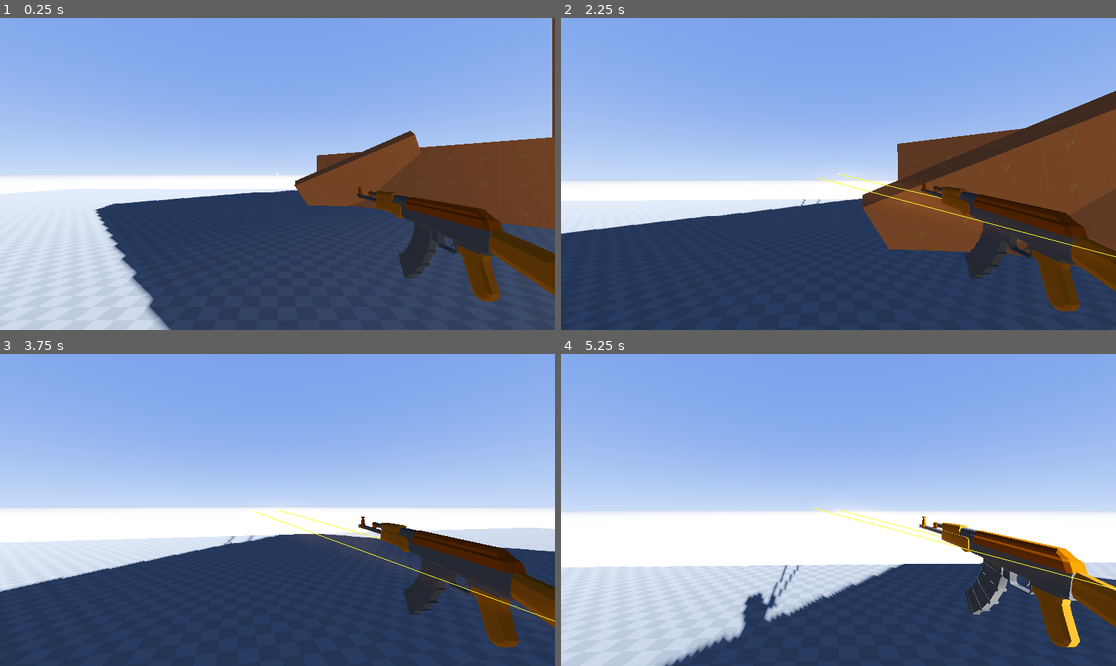
Above: before the commit, frames 1-4 (two rows, left to right).
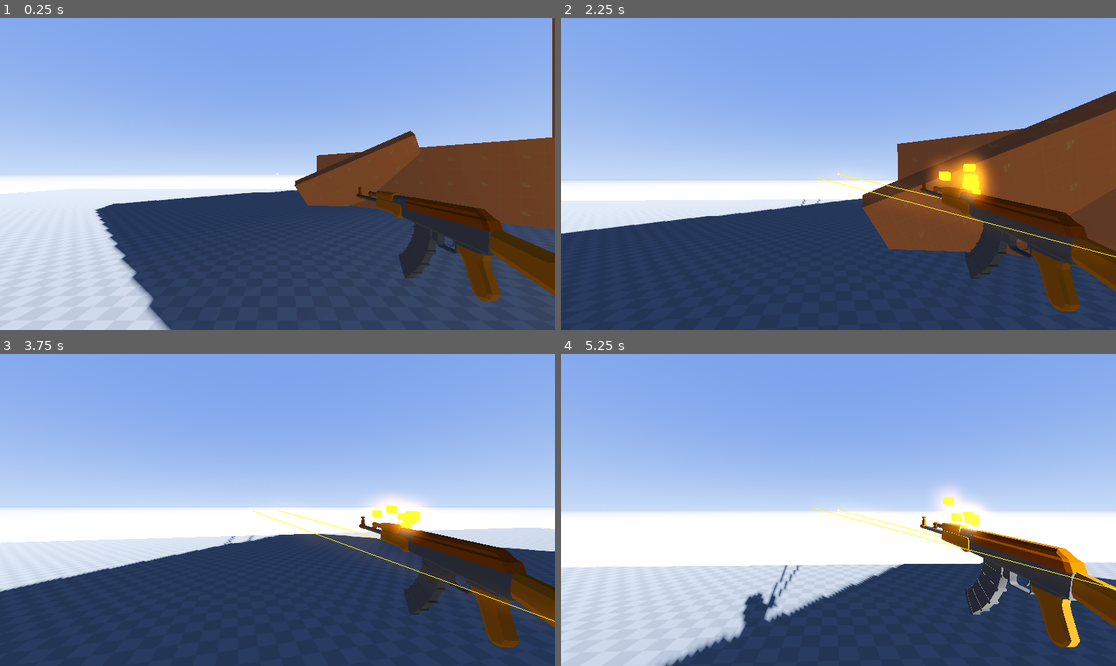
Above: after the commit, the same moments.

Repository: xandwr/deadshot-duels
Game: Godot game, scene res://Scenes/TestWorld.tscn
Same seed, same stepped clock (60 frames per second), same inputs: the game is played once before the commit and once after it.
Inputs (mouse positions are in pixels of both pictures, inside the frame that each line leads up to):
- Up to frame 1 (0.25 s): no input
- Up to frame 2 (2.25 s): tap Enter at 0.5 s; move the mouse to (866, 174) at 0.52 s; press the mouse at (866, 174) at 0.53 s; hold W (move_forward) from 0.53 s (still down); move the mouse to (810, 174) at 1.27 s; release the mouse at (810, 174) at 1.28 s; click (810, 174) at 1.35 s; move the mouse to (849, 167) at 2.02 s; press the mouse at (849, 167) at 2.03 s
- Up to frame 3 (3.75 s): keep holding W (move_forward); move the mouse to (271, 516) at 2.77 s; release the mouse at (271, 516) at 2.78 s; click (271, 516) at 2.85 s; move the mouse to (316, 513) at 3.52 s; press the mouse at (316, 513) at 3.53 s
- Up to frame 4 (5.25 s): keep holding W (move_forward); move the mouse to (794, 506) at 4.27 s; release the mouse at (794, 506) at 4.28 s; click (794, 506) at 4.35 s; move the mouse to (844, 510) at 5.02 s; press the mouse at (844, 510) at 5.03 s

The runs differ from the first frame. In frame 1, less than 0.1% of the frame differs, in the area x 64-65%, y 56-58%; in frame 2, 1.6%, in the area x 64-79%, y 42-61%; in frame 3, 0.9%; in frame 4, 0.9%.

Commit message:
Muzzle flash

Diff:
--- a/Guns/assault_rifle.tscn
+++ b/Guns/assault_rifle.tscn
@@ -1,8 +1,9 @@
-[gd_scene load_steps=15 format=4 uid="uid://dcuy4lbgjlusv"]
+[gd_scene load_steps=19 format=4 uid="uid://dcuy4lbgjlusv"]
 
 [ext_resource type="Material" uid="uid://rbyddj3b6ymv" path="res://Materials/debug_orange_light.tres" id="1_tfdsi"]
 [ext_resource type="Material" uid="uid://dc3bb5ucor4nj" path="res://Materials/debug_orange.tres" id="2_mt03c"]
 [ext_resource type="Material" uid="uid://b3etmy42btdip" path="res://Materials/debug_gray.tres" id="2_qw8k1"]
+[ext_resource type="Material" uid="uid://cqas6pw28y8f0" path="res://Materials/tracer.tres" id="4_vyt4f"]
 
 [sub_resource type="StandardMaterial3D" id="StandardMaterial3D_qlh4i"]
 resource_name = "Wood"
@@ -159,8 +160,28 @@
 blend_shape_mode = 0
 shadow_mesh = SubResource("ArrayMesh_q0mr4")
 
-[sub_resource type="BoxMesh" id="BoxMesh_s78wp"]
-size = Vector3(0.01, 0.01, 0.01)
+[sub_resource type="Curve" id="Curve_lwtrn"]
+_data = [Vector2(0.281513, 1), 0.0, 0.0, 0, 0, Vector2(1, 0), 0.0, 0.0, 0, 0]
+point_count = 2
+
+[sub_resource type="CurveTexture" id="CurveTexture_ph0bv"]
+curve = SubResource("Curve_lwtrn")
+
+[sub_resource type="ParticleProcessMaterial" id="ParticleProcessMaterial_u30sb"]
+angle_min = -45.0
+angle_max = 45.0
+initial_velocity_min = 0.2
+initial_velocity_max = 1.0
+gravity = Vector3(0, 0, 0)
+damping_min = 2.0
+damping_max = 10.0
+attractor_interaction_enabled = false
+scale_min = 0.5
+scale_curve = SubResource("CurveTexture_ph0bv")
+
+[sub_resource type="BoxMesh" id="BoxMesh_nem02"]
+material = ExtResource("4_vyt4f")
+size = Vector3(0.02, 0.02, 0.02)
 
 [sub_resource type="Animation" id="Animation_34f77"]
 length = 0.001
@@ -242,8 +263,16 @@
 [node name="Muzzle" type="Node3D" parent="RootNode/AssaultRifle_2"]
 transform = Transform3D(0.1, 0, 0, 0, 0.1, 0, 0, 0, 0.1, 0.0382046, -1.91948e-09, 0.00570787)
 
-[node name="MeshInstance3D" type="MeshInstance3D" parent="RootNode/AssaultRifle_2/Muzzle"]
-mesh = SubResource("BoxMesh_s78wp")
+[node name="GPUParticles3D" type="GPUParticles3D" parent="RootNode/AssaultRifle_2/Muzzle"]
+transform = Transform3D(1, 3.55271e-15, 4.23516e-22, -3.55271e-15, 1, -3.55271e-15, 4.23516e-22, 3.55271e-15, 1, -0.000173479, -3.90106e-11, 0.00106615)
+emitting = false
+lifetime = 0.15
+one_shot = true
+explosiveness = 1.0
+randomness = 0.5
+draw_order = 1
+process_material = SubResource("ParticleProcessMaterial_u30sb")
+draw_pass_1 = SubResource("BoxMesh_nem02")
 
 [node name="AnimationPlayer" type="AnimationPlayer" parent="."]
 libraries = {
--- a/player.gd
+++ b/player.gd
@@ -3,6 +3,7 @@
 @onready var gun_anim_player = $"Head/Camera3D/GunPoint/Assault Rifle/AnimationPlayer"
 @onready var gun_cast: RayCast3D = $Head/Camera3D/GunCast
 @onready var muzzle: Node3D = $"Head/Camera3D/GunPoint/Assault Rifle/RootNode/AssaultRifle_2/Muzzle"
+@onready var muzzle_particles: GPUParticles3D = $"Head/Camera3D/GunPoint/Assault Rifle/RootNode/AssaultRifle_2/Muzzle/GPUParticles3D"
 @onready var bullet_impact_particles = preload("res://bullet_impact_particles.tscn")
 @onready var shot_sound_source: AudioStreamPlayer3D = $"Head/Camera3D/GunPoint/Assault Rifle/AudioStreamPlayer3D"
 
@@ -39,6 +40,8 @@
 				shot_sound_source.pitch_scale = randf_range(0.9, 1.05)
 				shot_sound_source.play()
 
+			muzzle_particles.restart()
+
 			var has_hit = gun_cast.is_colliding()
 			var collision_point = gun_cast.get_collision_point()
 
